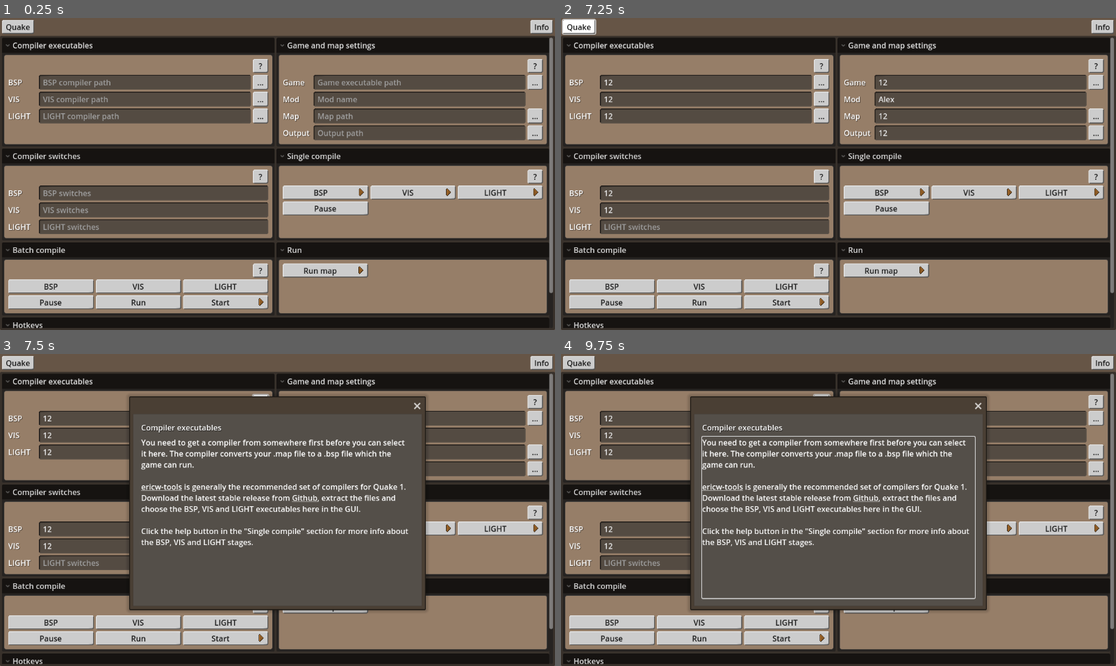
Above: before the commit, frames 1-4 (two rows, left to right).
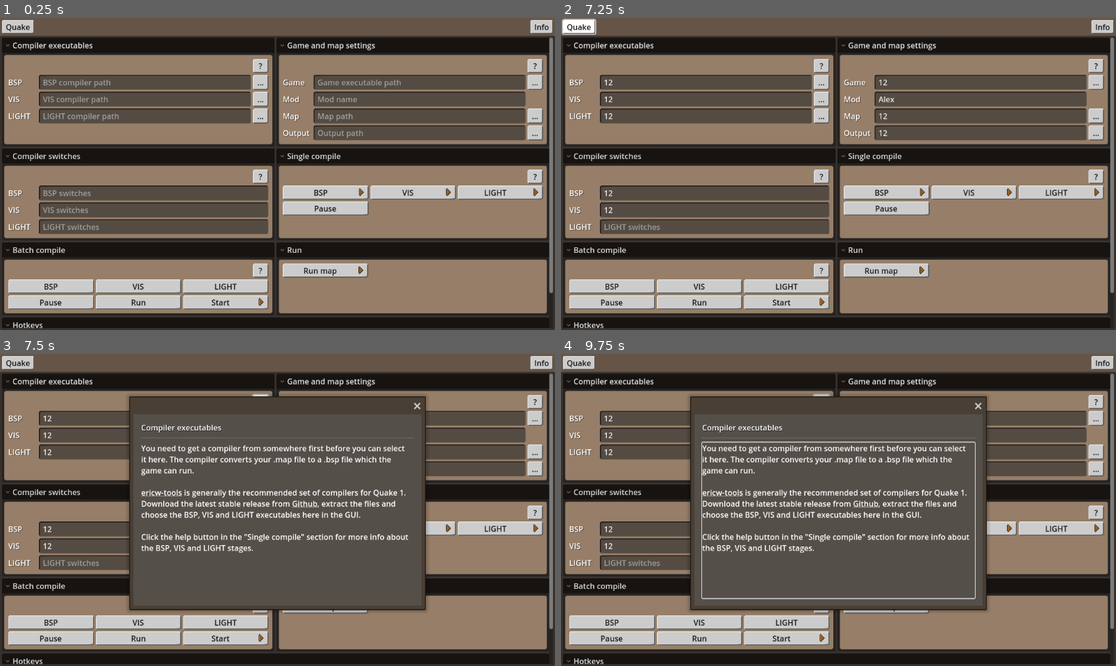
Above: after the commit, the same moments.

Repository: VictorKarp/Quakompiler
Game: Godot game, scene res://scenes/main/main.tscn
Same seed, same stepped clock (60 frames per second), same inputs: the game is played once before the commit and once after it.
Inputs (mouse positions are in pixels of both pictures, inside the frame that each line leads up to):
- Up to frame 1 (0.25 s): no input
- Up to frame 2 (7.25 s): click (705, 83) at 0.52 s; type "12" at 0.6 s; click (705, 99) at 0.75 s; type "12" at 0.83 s; click (705, 114) at 0.98 s; type "12" at 1.07 s; click (982, 83) at 1.27 s; type "12" at 1.35 s; click (982, 99) at 1.5 s; type "Alex" at 1.58 s; click (982, 114) at 1.73 s; type "12" at 1.82 s; click (982, 133) at 2.02 s; type "12" at 2.1 s; click (716, 192) at 2.25 s; type "12" at 2.33 s; click (716, 208) at 2.48 s; type "12" at 2.57 s; click "Start" at 2.75 s; click "Start" at 3.5 s; click "Quake" at 4.25 s; click "Info" at 5 s; click (838, 83) at 5.75 s; click "Quake" at 6.5 s
- Up to frame 3 (7.5 s): click "?" at 7.25 s
- Up to frame 4 (9.75 s): click "..." at 8 s; click "..." at 8.75 s; click "..." at 9.5 s

Frames 1-2 are identical in both runs. In frame 3, 5.9% of the frame differs, in the area x 25-74%, y 27-64%; in frame 4, 6.0%, in the area x 25-75%, y 26-64%.
Error in both runs: Cannot call method 'get_as_text' on a null value. (res://scenes/licenses/licenses.gd:17)

Commit message:
Add line between header and body of help texts

Diff:
--- a/scenes/help/help_panel.tscn
+++ b/scenes/help/help_panel.tscn
@@ -63,6 +63,9 @@
 layout_mode = 2
 text = "Help topic"
 
+[node name="HSeparator" type="HSeparator" parent="PanelContainer/MarginContainer/VBoxContainer2"]
+layout_mode = 2
+
 [node name="HelpText" type="RichTextLabel" parent="PanelContainer/MarginContainer/VBoxContainer2"]
 unique_name_in_owner = true
 layout_mode = 2
